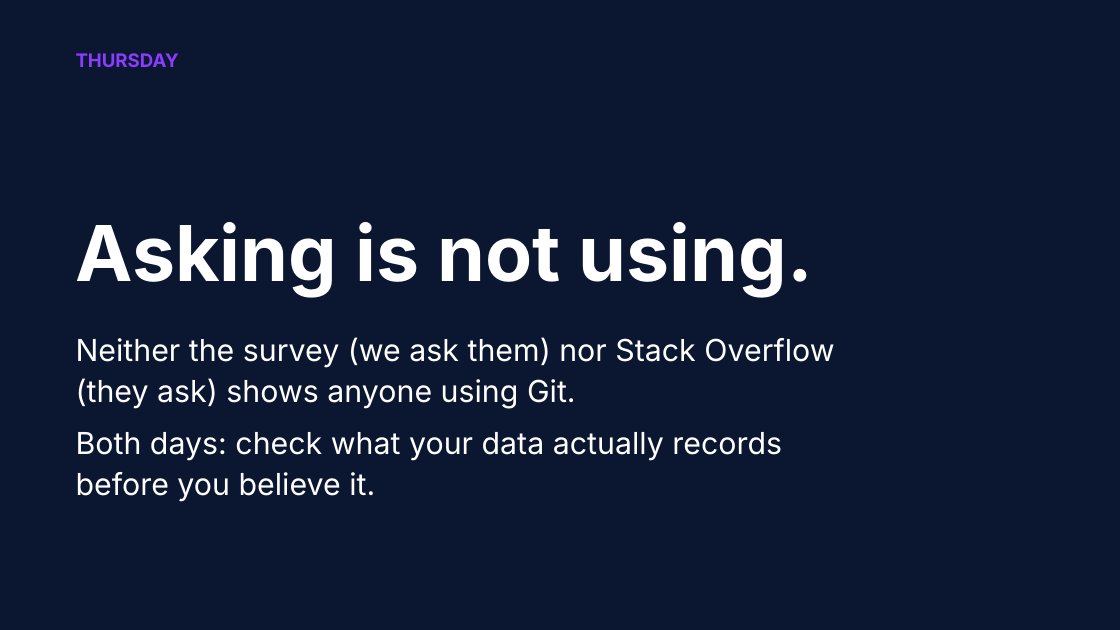
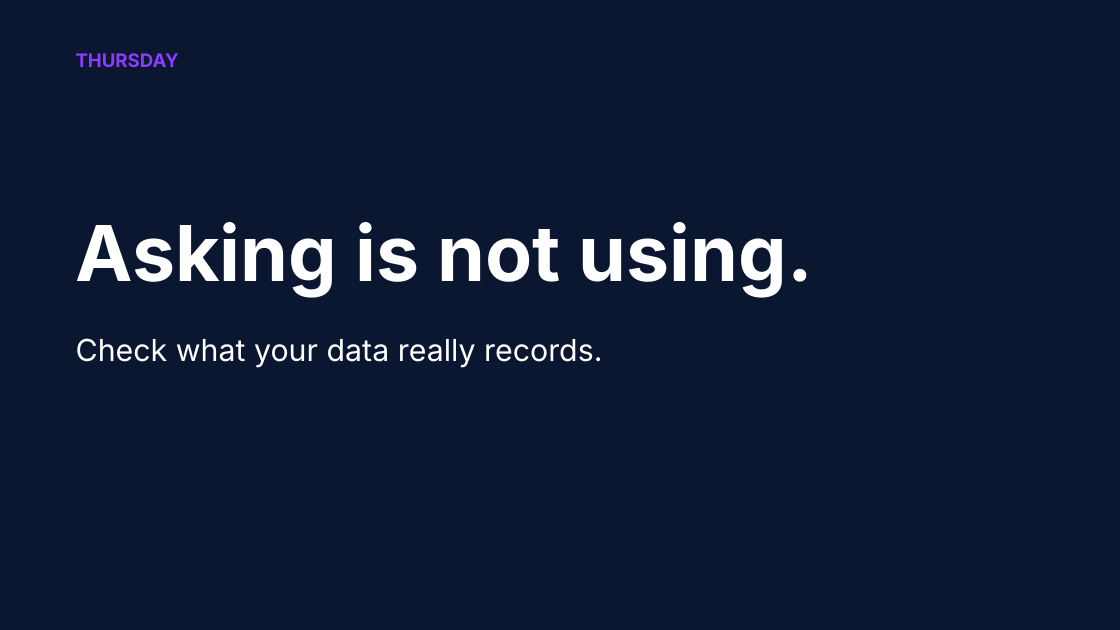
Before and after one commit to shubham3-ucb/cs294-pl, a slide deck: slide 23 of slides/thursday_app.pptx. Drawn at 1120x630 pixels with LibreOffice and Linux fonts; fonts in the diff are those of the drawing. Boxes give left, top, right and bottom in pixels: in the first picture for what was removed or moved away, otherwise in the second. Text is boxed around its words. In the diff, an @@ line names an element or a change of style, - is before the commit and + after.

```diff
--- a/slides/thursday_app.pptx
+++ b/slides/thursday_app.pptx
@@ text at [76, 338, 602, 368]: text changed @@
-Neither the survey (we ask them) nor Stack Overflow (they ask) shows anyone using Git.
-Both days: check what your data actually records before you believe it.
+Check what your data really records.
```
Also in this commit, not shown: 15 other slides changed, 5 slides added, 5 slides removed, 15 other files.
